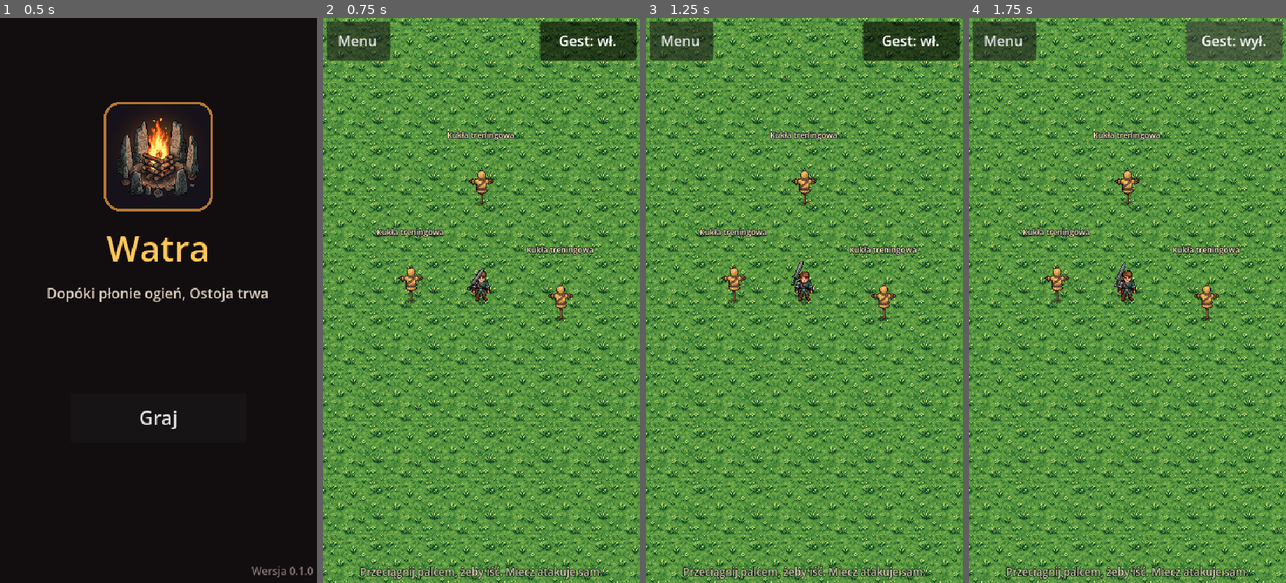
Above: before the commit, frames 1-4 (left to right).
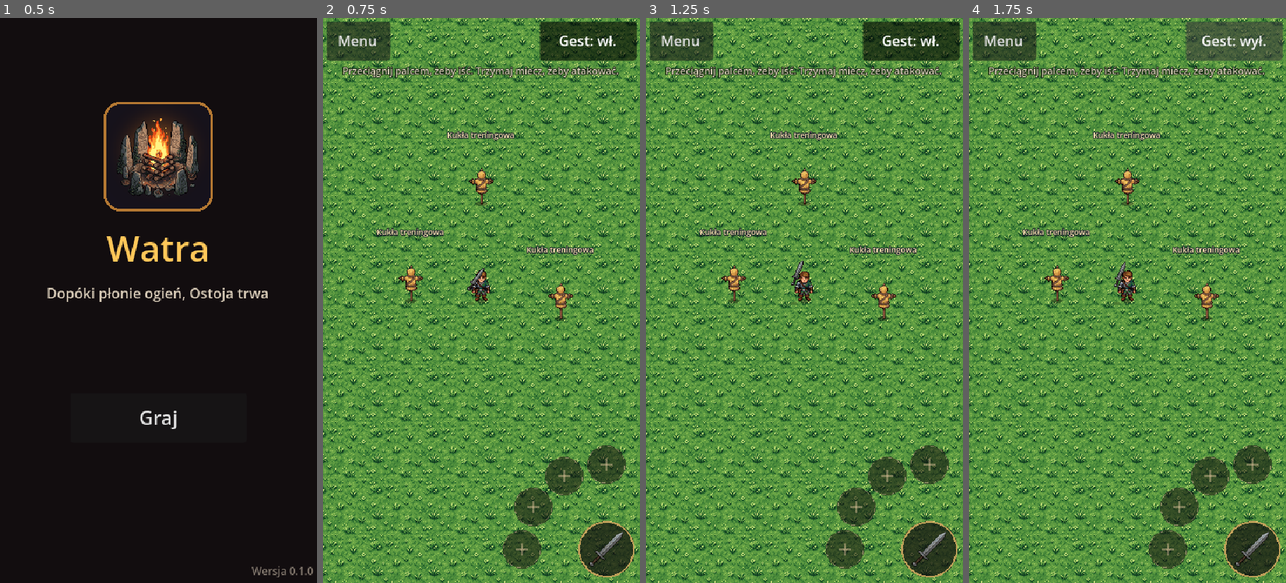
Above: after the commit, the same moments.

Repository: slota145/Watra-Mobile
Game: Godot game, scene res://scenes/main_menu.tscn
Same seed, same stepped clock (60 frames per second), same inputs: the game is played once before the commit and once after it.
Inputs:
- Up to frame 1 (0.5 s): no input
- Up to frame 2 (0.75 s): click "Graj" at 0.5 s
- Up to frame 3 (1.25 s): no input
- Up to frame 4 (1.75 s): click "Gest: wł." at 1.25 s

Frame 1 is identical in both runs. In frame 2, 6.0% of the frame differs, in the area x 6-99%, y 8-100%; in frame 3, 6.0%; in frame 4, 6.0%.

Commit message:
Prototyp: przycisk ataku w prawym dolnym rogu i 4 miejsca na umiejętności, sterowanie wieloma palcami
Co-Authored-By: Claude Opus 5.5 <noreply@anthropic.com>
Claude-Session: https://claude.ai/code/session_01Ves32BZKWmK3MzsvzoWnwA

Diff:
--- a/scripts/proto/arena.gd
+++ b/scripts/proto/arena.gd
@@ -1,7 +1,7 @@
 extends Node2D
 ## Prototyp walki: polana z trawy, Wojciech z lewitującym mieczem i kukły treningowe z Watry.
-## Chodzenie: przeciągnij palcem w dowolnym miejscu ekranu (pływająca gałka). Miecz atakuje sam, gdy kukła
-## jest blisko. Przycisk „Gest” włącza i wyłącza gest ręką postaci przy ataku (porównanie obu wersji).
+## Chodzenie: przeciągnij palcem w dowolnym miejscu ekranu (pływająca gałka). Atak: trzymaj przycisk miecza
+## w prawym dolnym rogu (wokół niego 4 puste miejsca na umiejętności). Przycisk „Gest” włącza i wyłącza gest ręką postaci przy ataku (porównanie obu wersji).
 ## Wszystko budowane w kodzie, żeby prototyp łatwo było zmieniać i wyrzucić.
 
 const ARENA := Rect2(-360, -560, 720, 1120)
@@ -11,6 +11,7 @@
 var weapon: ProtoWeapon
 var joystick: Joystick
 var gesture_button: Button
+var actions: ActionCluster
 
 
 func _ready() -> void:
@@ -45,6 +46,8 @@
 		world.add_child(dummy)
 		weapon.targets.append(dummy)
 	world.add_child(weapon)
+	actions.attack.pressed.connect(func() -> void: weapon.attack_held = true)
+	actions.attack.released.connect(func() -> void: weapon.attack_held = false)
 
 
 ## Trawa z Watry powtarzana na całej polanie, z ciemniejszym brzegiem.
@@ -95,20 +98,25 @@
 	gesture_button.toggled.connect(_on_gesture_toggled)
 	top.add_child(gesture_button)
 	_on_gesture_toggled(true)
-	var fill := Control.new()
-	fill.size_flags_vertical = Control.SIZE_EXPAND_FILL
-	fill.mouse_filter = Control.MOUSE_FILTER_IGNORE
-	column.add_child(fill)
 	var hint := Label.new()
-	hint.text = tr("Przeciągnij palcem, żeby iść. Miecz atakuje sam.")
+	hint.text = tr("Przeciągnij palcem, żeby iść. Trzymaj miecz, żeby atakować.")
 	hint.horizontal_alignment = HORIZONTAL_ALIGNMENT_CENTER
 	hint.autowrap_mode = TextServer.AUTOWRAP_WORD_SMART
-	hint.add_theme_font_size_override("font_size", 12)
+	hint.add_theme_font_size_override("font_size", 11)
 	hint.add_theme_color_override("font_color", Color(1, 0.95, 0.85, 0.8))
 	hint.add_theme_color_override("font_outline_color", Color(0, 0, 0, 0.8))
 	hint.add_theme_constant_override("outline_size", 3)
 	hint.mouse_filter = Control.MOUSE_FILTER_IGNORE
 	column.add_child(hint)
+	var fill := Control.new()
+	fill.size_flags_vertical = Control.SIZE_EXPAND_FILL
+	fill.mouse_filter = Control.MOUSE_FILTER_IGNORE
+	column.add_child(fill)
+	# prawy dolny róg: atak i miejsca na umiejętności
+	actions = ActionCluster.new()
+	actions.size_flags_horizontal = Control.SIZE_SHRINK_END
+	column.add_child(actions)
+	joystick.blocked = [top, actions]
 
 
 func _on_gesture_toggled(on: bool) -> void:
--- a/scripts/proto/proto_weapon.gd
+++ b/scripts/proto/proto_weapon.gd
@@ -1,8 +1,8 @@
 class_name ProtoWeapon
 extends Node2D
 ## Lewitujący miecz z prototypu. Poza walką unosi się za ramieniem postaci (lekko się kołysze i dogania ją
-## z opóźnieniem). Gdy kukła jest w zasięgu ostrza, miecz wskakuje na orbitę wokół postaci - rękojeścią do niej,
-## ostrzem na zewnątrz - i tnie po łuku w stronę celu, a nad łukiem gra efekt cięcia ze zwykłego ataku Watry
+## z opóźnieniem). Dopóki gracz trzyma przycisk ataku (`attack_held`), miecz co chwilę wskakuje na orbitę wokół postaci - rękojeścią do niej,
+## ostrzem na zewnątrz - i tnie po łuku w stronę najbliższej kukły w zasięgu (bez kukły - przed siebie), a nad łukiem gra efekt cięcia ze zwykłego ataku Watry
 ## (assets/effects/sword_slash.png z kreatora efektów PixelLab). Kolejne cięcia na przemian z góry i z dołu.
 ## Węzeł stoi na ziemi (sortowanie po Y z postacią i kukłą), a obrazek miecza wisi wyżej (ujemne _sprite.position.y).
 
@@ -18,8 +18,8 @@
 const HILT_RADIUS := 8.0
 ## Szerokość łuku cięcia (jak żelazny miecz w Watrze: 160 stopni).
 const ARC := deg_to_rad(160.0)
-## Zasięg: kukła bliżej niż tyle (stopy-stopy) dostaje cięcie.
-const REACH := 36.0
+## Zasięg celowania: cięcie idzie w stronę kukły bliższej niż tyle (stopy-stopy).
+const REACH := 48.0
 const COOLDOWN := 0.55
 const WINDUP := 0.12
 ## Czas cięcia (jak attack_duration w Watrze).
@@ -33,6 +33,8 @@
 const SLASH_FX_RADIUS := 29.0
 
 var hero: ProtoHero
+## Czy gracz trzyma przycisk ataku.
+var attack_held := false
 ## Cele do bicia (kukły). Arena dopisuje je przy starcie.
 var targets: Array[ProtoDummy] = []
 
@@ -80,8 +82,8 @@
 	match _state:
 		"follow":
 			_follow(delta)
-			if _cooldown <= 0.0:
-				_try_attack()
+			if _cooldown <= 0.0 and attack_held:
+				_attack()
 		"windup":
 			# miecz wskakuje na orbitę, na początek łuku (odrobinę dalej - zamach)
 			var k := ease(clampf(_t / WINDUP, 0.0, 1.0), -2.0)
@@ -126,7 +128,7 @@
 	_sprite.rotation = lerp_angle(_sprite.rotation, rest, k)
 
 
-func _try_attack() -> void:
+func _attack() -> void:
 	var best: ProtoDummy = null
 	var best_d := REACH
 	for t in targets:
@@ -134,16 +136,14 @@
 		if d <= best_d:
 			best = t
 			best_d = d
-	if not best:
-		return
-	_aim = (best.center() - _orbit_center()).angle()
+	_aim = (best.center() - _orbit_center()).angle() if best else hero.facing.angle()
 	_sign = -_sign  # kolejne cięcia na przemian
 	_from_pos = position
 	_from_sprite = _sprite.position
 	_from_rot = _sprite.rotation
 	_hit_done = false
 	_set_state("windup")
-	hero.play_gesture(best.global_position)
+	hero.play_gesture(_orbit_center() + Vector2.from_angle(_aim) * 20.0 + Vector2(0, ORBIT_HEIGHT))
 
 
 ## Kąt ostrza w chwili `k` cięcia (0 - początek łuku, 1 - koniec; poza 0..1 - przed i za łukiem).
--- /dev/null
+++ b/scripts/ui/action_button.gd
@@ -0,0 +1,67 @@
+class_name ActionButton
+extends Control
+## Okrągły przycisk akcji pod kciukiem (atak, umiejętność). Działa na dotyku z numerem palca, więc można go
+## trzymać, idąc jednocześnie gałką. `held` jest prawdą, dopóki palec go trzyma. Pusty przycisk (bez ikony)
+## to wolne miejsce na umiejętność: ciemne kółko z przerywanym brzegiem i plusem.
+
+signal pressed
+signal released
+
+## Promień kółka w pikselach gry (pole do stukania to kwadrat 2 x radius).
+@export var radius := 22.0
+@export var icon: Texture2D
+## Wolne miejsce (na razie nic nie robi poza mignięciem).
+@export var empty := false
+
+var held := false
+var _finger := -1
+var _flash := 0.0
+
+
+func _ready() -> void:
+	mouse_filter = Control.MOUSE_FILTER_IGNORE
+	texture_filter = CanvasItem.TEXTURE_FILTER_LINEAR  # ikona 64 px pomniejszona bez gubienia pikseli
+	size = Vector2.ONE * radius * 2.0
+	pivot_offset = size / 2.0
+
+
+func _input(event: InputEvent) -> void:
+	if event is InputEventScreenTouch:
+		var center := get_global_rect().get_center()
+		if event.pressed and _finger == -1 and event.position.distance_to(center) <= radius + 4.0:
+			_finger = event.index
+			held = true
+			_flash = 1.0
+			scale = Vector2.ONE * 0.92
+			pressed.emit()
+			queue_redraw()
+		elif not event.pressed and event.index == _finger:
+			_finger = -1
+			held = false
+			scale = Vector2.ONE
+			released.emit()
+			queue_redraw()
+
+
+func _process(delta: float) -> void:
+	if _flash > 0.0:
+		_flash = maxf(0.0, _flash - delta * 5.0)
+		queue_redraw()
+
+
+func _draw() -> void:
+	var c := size / 2.0
+	var fill := Color(0.08, 0.06, 0.06, 0.55 if empty else 0.7).lerp(Color(1.0, 0.8, 0.45, 0.8), _flash * 0.5)
+	draw_circle(c, radius, fill)
+	if empty:
+		for i in 12:  # przerywany brzeg
+			var a := TAU * i / 12.0
+			draw_arc(c, radius - 1.0, a, a + TAU / 24.0, 4, Color(0.85, 0.75, 0.6, 0.5), 1.0)
+		var s := radius * 0.3
+		draw_line(c - Vector2(s, 0), c + Vector2(s, 0), Color(0.85, 0.75, 0.6, 0.45), 1.5)
+		draw_line(c - Vector2(0, s), c + Vector2(0, s), Color(0.85, 0.75, 0.6, 0.45), 1.5)
+		return
+	draw_arc(c, radius - 1.0, 0.0, TAU, 40, Color(1.0, 0.8, 0.45, 0.9 if held else 0.7), 2.0)
+	if icon:
+		var side := radius * 1.3
+		draw_texture_rect(icon, Rect2(c - Vector2.ONE * side / 2.0, Vector2.ONE * side), false)
--- /dev/null
+++ b/scripts/ui/action_cluster.gd
@@ -0,0 +1,36 @@
+class_name ActionCluster
+extends Control
+## Prawy dolny róg ekranu, pod prawy kciuk: duży przycisk ataku i 4 miejsca na umiejętności na łuku wokół niego
+## (od lewej do góry, jak w grach mobilnych). Umiejętności jeszcze nie ma - miejsca są puste.
+
+## Bok kwadratu, w którym leżą przyciski (piksele gry).
+const SIZE := 156.0
+const ATTACK_RADIUS := 32.0
+const SKILL_RADIUS := 22.0
+## Odległość środków umiejętności od środka ataku i ich kąty (180 - w lewo, 270 - w górę).
+const ORBIT := 96.0
+const SKILL_ANGLES := [180.0, 210.0, 240.0, 270.0]
+const SKILL_SLOTS := 4
+
+var attack: ActionButton
+var skills: Array[ActionButton] = []
+
+
+func _ready() -> void:
+	mouse_filter = Control.MOUSE_FILTER_IGNORE
+	custom_minimum_size = Vector2(SIZE, SIZE)
+	var center := Vector2(SIZE - ATTACK_RADIUS - 2.0, SIZE - ATTACK_RADIUS - 2.0)
+	attack = _add_button(center, ATTACK_RADIUS)
+	attack.icon = preload("res://assets/watra/iron_sword_icon.png")
+	for i in SKILL_SLOTS:
+		var b := _add_button(center + Vector2.from_angle(deg_to_rad(SKILL_ANGLES[i])) * ORBIT, SKILL_RADIUS)
+		b.empty = true
+		skills.append(b)
+
+
+func _add_button(center: Vector2, radius: float) -> ActionButton:
+	var b := ActionButton.new()
+	b.radius = radius
+	b.position = center - Vector2.ONE * radius
+	add_child(b)
+	return b
--- a/scripts/ui/joystick.gd
+++ b/scripts/ui/joystick.gd
@@ -2,8 +2,9 @@
 extends Control
 ## Pływająca gałka do chodzenia: dotknij ekranu w dowolnym wolnym miejscu i przeciągnij palcem.
 ## Gałka pojawia się tam, gdzie zaczął się dotyk, a gdy palec odjedzie za daleko, podąża za nim.
-## Leży pod przyciskami interfejsu (pierwsze dziecko warstwy), więc dotyk przycisku jej nie uruchamia.
-## Działa na zdarzeniach myszy: na telefonie Godot zamienia dotyk na mysz, na komputerze to zwykła mysz.
+## Obsługuje dotyk wieloma palcami (InputEventScreenTouch / ScreenDrag z numerem palca), więc można iść
+## i jednocześnie trzymać przycisk ataku. Na komputerze mysz udaje dotyk (emulate_touch_from_mouse).
+## Dotyk zaczęty na zablokowanym obszarze (przyciski - `blocked`) nie uruchamia gałki.
 
 ## Promień ruchu gałki w pikselach gry.
 const RADIUS := 28.0
@@ -12,41 +13,49 @@
 
 ## Kierunek i siła (długość 0..1). Odczytuje go postać w każdej klatce.
 var vector := Vector2.ZERO
-var _active := false
+## Kontrolki, na których dotyk nie uruchamia gałki (przyciski interfejsu).
+var blocked: Array[Control] = []
+var _finger := -1
 var _base := Vector2.ZERO
 var _knob := Vector2.ZERO
 
 
 func _ready() -> void:
 	set_anchors_and_offsets_preset(Control.PRESET_FULL_RECT)
-	mouse_filter = Control.MOUSE_FILTER_STOP
+	mouse_filter = Control.MOUSE_FILTER_IGNORE
 
 
-func _gui_input(event: InputEvent) -> void:
-	if event is InputEventMouseButton and event.button_index == MOUSE_BUTTON_LEFT:
-		if event.pressed:
-			_active = true
+func _input(event: InputEvent) -> void:
+	if event is InputEventScreenTouch:
+		if event.pressed and _finger == -1 and not _is_blocked(event.position):
+			_finger = event.index
 			_base = event.position
 			_knob = _base
-		else:
-			_active = false
 			vector = Vector2.ZERO
-		queue_redraw()
-		accept_event()
-	elif event is InputEventMouseMotion and _active:
+			queue_redraw()
+		elif not event.pressed and event.index == _finger:
+			_finger = -1
+			vector = Vector2.ZERO
+			queue_redraw()
+	elif event is InputEventScreenDrag and event.index == _finger:
 		_knob = event.position
 		var offset := _knob - _base
 		if offset.length() > RADIUS:
 			_base = _knob - offset.limit_length(RADIUS)  # gałka jedzie za palcem
 			offset = _knob - _base
-		var strength := offset.length() / RADIUS
-		vector = Vector2.ZERO if strength < DEAD_ZONE else offset / RADIUS
+		vector = Vector2.ZERO if offset.length() / RADIUS < DEAD_ZONE else offset / RADIUS
 		queue_redraw()
-		accept_event()
+
+
+func _is_blocked(pos: Vector2) -> bool:
+	for c in blocked:
+		if c.is_visible_in_tree() and c.get_global_rect().has_point(pos):
+			return true
+	return false
 
 
 func _draw() -> void:
-	if not _active:
+	if _finger == -1:
 		return
 	draw_circle(_base, RADIUS, Color(1, 1, 1, 0.12))
 	draw_arc(_base, RADIUS, 0.0, TAU, 32, Color(1, 0.85, 0.5, 0.45), 1.5)
--- a/tests/test_prototype.gd
+++ b/tests/test_prototype.gd
@@ -1,6 +1,6 @@
 extends SceneTree
-## Test prototypu walki: palec (zdarzenia myszy jak na telefonie) prowadzi postać do kukły, miecz sam atakuje,
-## kukła liczy trafienia; przycisk gestu przełącza gest postaci. Z oknem (tools/screenshot.sh) zapisuje
+## Test prototypu walki: palce (zdarzenia dotyku z numerem palca) prowadzą postać i trzymają przycisk ataku,
+## miecz tnie kukłę, kukła liczy trafienia; 4 puste miejsca na umiejętności; przycisk gestu przełącza gest postaci. Z oknem (tools/screenshot.sh) zapisuje
 ## klatki zamachu do podanego folderu: SCRIPT=tests/test_prototype.gd tools/screenshot.sh <folder>
 
 var _failed := 0
@@ -22,21 +22,19 @@
 	print(("OK   " if ok else "FAIL ") + what)
 
 
-func _mouse_button(pos: Vector2, pressed: bool) -> void:
-	var e := InputEventMouseButton.new()
-	e.button_index = MOUSE_BUTTON_LEFT
+func _touch(pos: Vector2, pressed: bool, finger := 0) -> void:
+	var e := InputEventScreenTouch.new()
+	e.index = finger
 	e.pressed = pressed
 	e.position = pos
-	e.global_position = pos
-	root.push_input(e)
+	root.push_input(e, true)  # pozycje w pikselach gry, nie okna
 
 
-func _mouse_move(pos: Vector2) -> void:
-	var e := InputEventMouseMotion.new()
+func _drag(pos: Vector2, finger := 0) -> void:
+	var e := InputEventScreenDrag.new()
+	e.index = finger
 	e.position = pos
-	e.global_position = pos
-	e.button_mask = MOUSE_BUTTON_MASK_LEFT
-	root.push_input(e)
+	root.push_input(e, true)  # pozycje w pikselach gry, nie okna
 
 
 func _wait(seconds: float) -> void:
@@ -52,23 +50,47 @@
 	var start := hero.position
 	# palec w dolnej części ekranu, przeciągnięcie w górę - postać idzie w stronę kukły (0, -70)
 	var view := root.get_visible_rect().size
-	var finger := Vector2(view.x / 2, view.y * 0.75)
-	_mouse_button(finger, true)
+	var finger := Vector2(view.x * 0.3, view.y * 0.6)
+	_touch(finger, true)
 	await process_frame
-	_mouse_move(finger + Vector2(0, -40))
+	_drag(finger + Vector2(0, -40))
 	await _wait(0.5)
 	_check(hero.position.y < start.y - 20.0, "postać idzie za palcem (%.0f -> %.0f)" % [start.y, hero.position.y])
 	_check(hero.facing.y < -0.5, "postać patrzy w stronę ruchu")
-	_mouse_button(finger + Vector2(0, -40), false)
+	# drugi palec na przycisku ataku w trakcie marszu: gałka dalej działa, atak trzymany
+	var attack: ActionButton = arena.actions.attack
+	var attack_at := attack.get_global_rect().get_center()
+	_check(attack_at.x > view.x * 0.6 and attack_at.y > view.y * 0.7, "przycisk ataku w prawym dolnym rogu")
+	_touch(attack_at, true, 1)
 	await process_frame
-	_check(arena.joystick.vector == Vector2.ZERO, "puszczenie palca zatrzymuje postać")
-	# podejście aż kukła będzie w zasięgu miecza
+	_check(attack.held and arena.weapon.attack_held, "przycisk ataku trzymany drugim palcem")
+	_check(arena.joystick.vector.y < -0.5, "gałka działa razem z atakiem")
+	_touch(attack_at, false, 1)
+	_touch(finger + Vector2(0, -40), false)
+	await process_frame
+	_check(arena.joystick.vector == Vector2.ZERO and not arena.weapon.attack_held, "puszczenie palców zatrzymuje postać i atak")
+	_touch(attack_at, true)
+	await process_frame
+	_check(arena.joystick._finger == -1, "dotyk przycisku nie uruchamia gałki")
+	_touch(attack_at, false)
+	var skills: Array = arena.actions.skills
+	var inside := skills.size() == 4
+	for sk in skills:
+		var r: Rect2 = sk.get_global_rect()
+		inside = inside and Rect2(Vector2.ZERO, view).encloses(r) and r.size.x >= 44.0
+		inside = inside and r.intersection(attack.get_global_rect()).get_area() < 1.0
+	_check(inside, "4 miejsca na umiejętności na ekranie, po 44 px, nie nachodzą na atak")
+	# przy kukle: bez przycisku miecz nie tnie, z przyciskiem tnie
+	await _wait(0.5)  # wcześniejsze stuknięcia kończą swoje cięcia
 	hero.position = dummy.position + Vector2(-14, 22)
+	await _wait(1.0)
+	_check(dummy._count == 0, "bez przycisku miecz nie atakuje")
+	_touch(attack_at, true, 1)
 	if _shots != "":
-		await _wait(0.8)  # kamera i miecz dojeżdżają po przestawieniu postaci
 		await _capture_swing(arena)
 	await _wait(2.0)
-	_check(dummy._count >= 2, "miecz sam atakuje kukłę (trafień: %d)" % dummy._count)
+	_touch(attack_at, false, 1)
+	_check(dummy._count >= 2, "trzymany atak tnie kukłę (trafień: %d)" % dummy._count)
 	_check(dummy._total >= 28, "kukła liczy obrażenia (suma %d)" % dummy._total)
 	var far: ProtoDummy = arena.weapon.targets[2]
 	_check(far._count == 0, "daleka kukła nietknięta")
--- a/translations/teksty.csv
+++ b/translations/teksty.csv
@@ -2,11 +2,12 @@
 "Gest: wył.","Gesture: off","arena.gd"
 "Gest: wł.","Gesture: on","arena.gd"
 "Menu","Menu","arena.gd"
-"Przeciągnij palcem, żeby iść. Miecz atakuje sam.","Drag your finger to walk. The sword attacks on its own.","arena.gd"
+"Przeciągnij palcem, żeby iść. Trzymaj miecz, żeby atakować.","Drag your finger to walk. Hold the sword to attack.","arena.gd"
 "Wersja %s","Version %s","main_menu.gd"
 "Dopóki płonie ogień, Ostoja trwa","While the fire burns, Ostoja endures","main_menu.tscn"
 "Graj","Play","main_menu.tscn"
 "%d obrażeń/s","%d damage/s","proto_dummy.gd"
 "Kukła treningowa","Training dummy","proto_dummy.gd"
 "Suma %d, trafień: %d","Total %d, hits: %d","proto_dummy.gd"
+"Przeciągnij palcem, żeby iść. Miecz atakuje sam.","Drag your finger to walk. The sword attacks on its own.","(nieużywany)"
 "Gra jeszcze powstaje - wróć wkrótce!","The game is still in the making - come back soon!","(nieużywany)"
Binary file added: assets/watra/iron_sword_icon.png
Not shown, added: assets/watra/iron_sword_icon.png.import
Not shown, added: scripts/ui/action_button.gd.uid
Not shown, added: scripts/ui/action_cluster.gd.uid
Not shown, changed: CLAUDE.md
Not shown, changed: docs/historia.md
